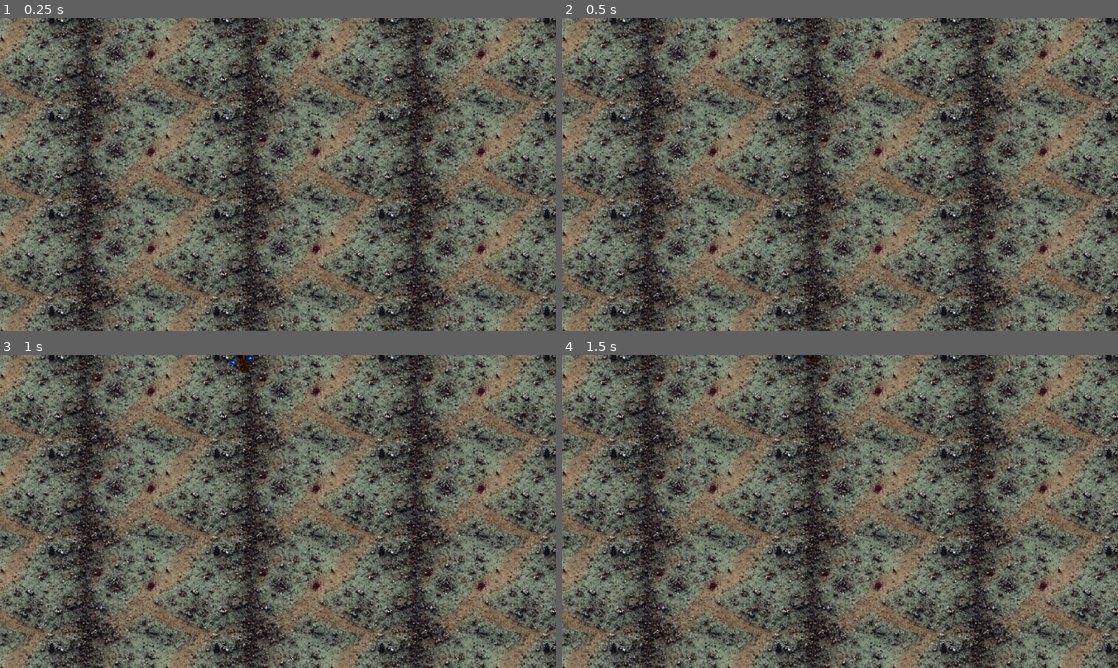
Above: before the commit, frames 1-4 (two rows, left to right).
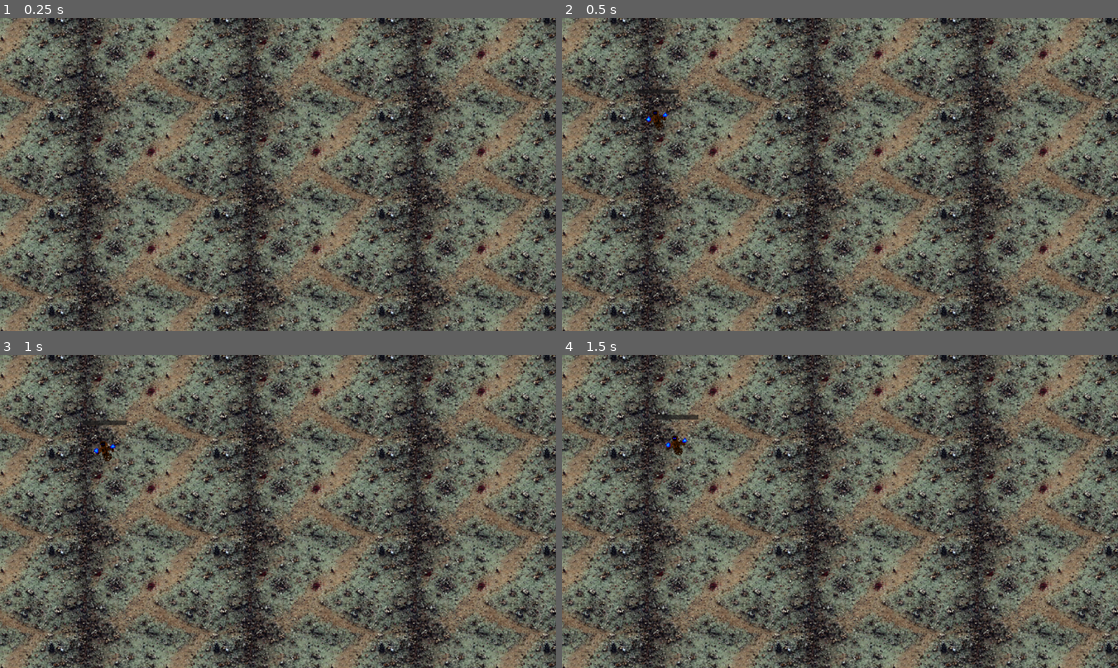
Above: after the commit, the same moments.

Repository: seancl8611/oathbound
Game: Godot game, scene res://Areas/Area1/Combat.tscn
Same seed, same stepped clock (60 frames per second), same inputs: the game is played once before the commit and once after it. This scene is started directly instead of the project's main scene. Sound files missing from this copy of the repository are replaced by a short silence.
Inputs (mouse positions are in pixels of both pictures, inside the frame that each line leads up to):
- Up to frame 1 (0.25 s): no input
- Up to frame 2 (0.5 s): no input
- Up to frame 3 (1 s): move the mouse to (400, 495) at 0.52 s; press the mouse at (400, 495) at 0.53 s; hold D (right) from 0.53 s (still down)
- Up to frame 4 (1.5 s): move the mouse to (728, 527) at 1.27 s; release D (right) at 1.28 s; release the mouse at (728, 527) at 1.28 s; hold S (down) from 1.28 s (still down); tap Space (dash) at 1.35 s

Frame 1 is identical in both runs. In frame 2, 0.2% of the frame differs, in the area x 13-21%, y 22-36%; in frame 3, 0.3%, in the area x 15-46%, y 0-34%; in frame 4, 0.3%.

Commit message:
Randomize Hushiro opening combat encounters

Diff:
--- a/game/oathbound/Utility/HushiroEncounterCatalog.gd
+++ b/game/oathbound/Utility/HushiroEncounterCatalog.gd
@@ -7,15 +7,40 @@
 ##
 ## Imported EncounterDB remains available for unreconciled Area 2/3 content. Area 1
 ## uses this catalog directly and RunData owns the per-run seen list.
+##
+## The opening combat now has a small opening-safe pool rather than a single forced
+## template. Opening variants deliberately use only the currently stabilized
+## Swordsman/Hollow pair; later enemy types enter through the normal chamber gates.
 
 const ENCOUNTERS: Array[Dictionary] = [
 	{
 		"id": "H01_broken_patrol",
 		"name": "Broken Patrol",
 		"min_chamber": 1,
+		"opening_only": true,
 		"waves": [
 			{"groups": [{"type": "swordsman", "count": 1}, {"type": "hollow", "count": 3}]},
 			{"groups": [{"type": "swordsman", "count": 2}, {"type": "hollow", "count": 4}]},
+		],
+	},
+	{
+		"id": "H01_scattered_stragglers",
+		"name": "Scattered Stragglers",
+		"min_chamber": 1,
+		"opening_only": true,
+		"waves": [
+			{"groups": [{"type": "hollow", "count": 4}]},
+			{"groups": [{"type": "swordsman", "count": 1}, {"type": "hollow", "count": 4}]},
+		],
+	},
+	{
+		"id": "H01_split_watch",
+		"name": "Split Watch",
+		"min_chamber": 1,
+		"opening_only": true,
+		"waves": [
+			{"groups": [{"type": "swordsman", "count": 2}, {"type": "hollow", "count": 1}]},
+			{"groups": [{"type": "swordsman", "count": 1}, {"type": "hollow", "count": 4}]},
 		],
 	},
 	{
@@ -121,16 +146,18 @@
 
 
 static func pick_for_chamber(chamber_number: int, seen_ids: Array[String]) -> Dictionary:
-	# Broken Patrol owns the first standard-combat teaching slot. The current route
-	# may still place a service room first, so use encounter history rather than the
-	# raw route index to identify the first actual combat.
-	if seen_ids.is_empty():
-		return get_by_id("H01_broken_patrol")
+	var first_standard_combat: bool = seen_ids.is_empty()
+	var eligible: Array[Dictionary] = []
 
-	var eligible: Array[Dictionary] = []
 	for encounter: Dictionary in ENCOUNTERS:
 		var encounter_id: String = str(encounter.get("id", ""))
 		if seen_ids.has(encounter_id):
+			continue
+
+		var opening_only: bool = bool(encounter.get("opening_only", false))
+		if first_standard_combat and not opening_only:
+			continue
+		if not first_standard_combat and opening_only:
 			continue
 		if chamber_number < int(encounter.get("min_chamber", 1)):
 			continue
